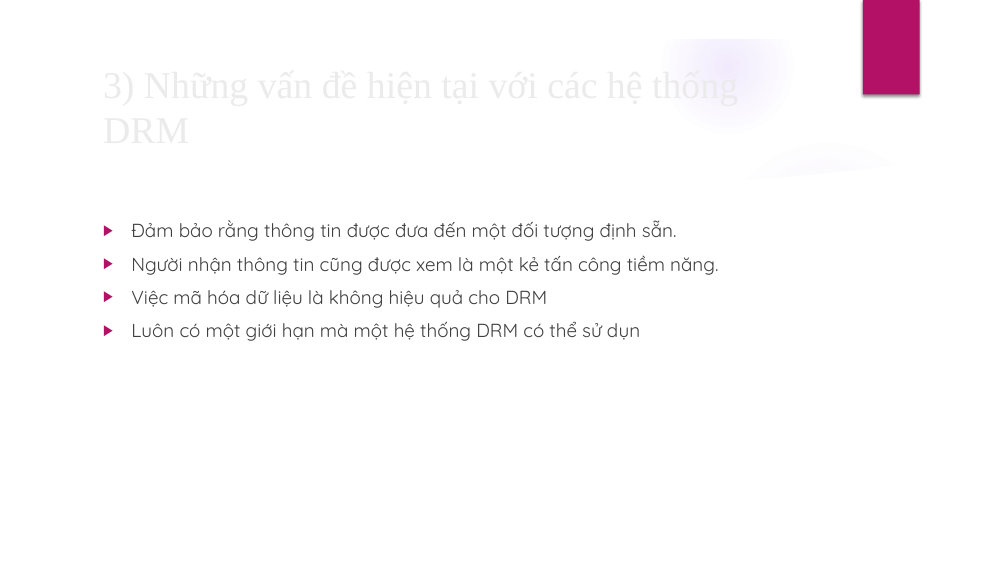
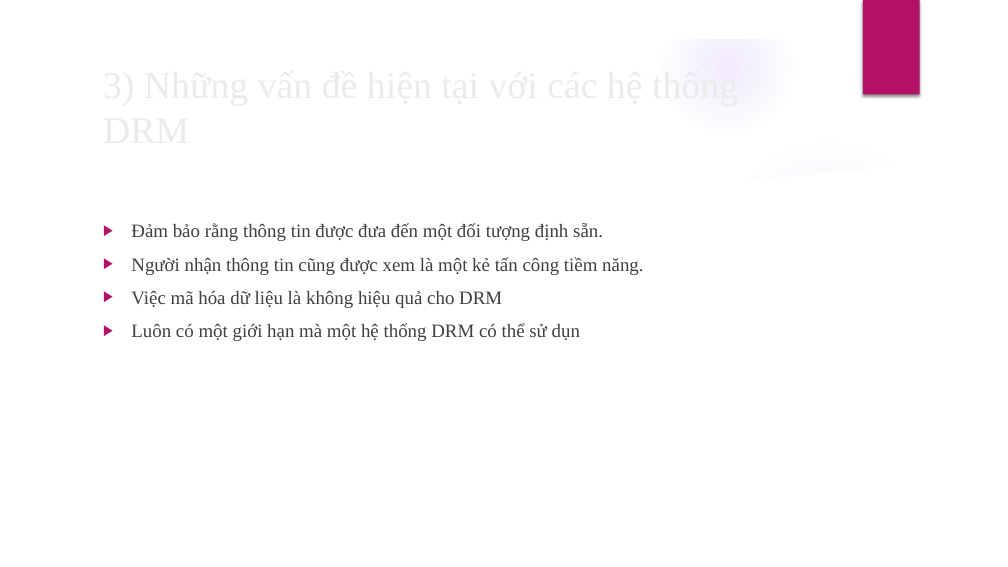
Before and after one commit to TruongThanhNam97/angular-audio, a slide deck: slide 8 of document/BC-LVTN.pptx. Drawn at 1008x567 pixels with LibreOffice and Linux fonts; fonts in the diff are those of the drawing; background and template pictures are left out. Boxes give left, top, right and bottom in pixels: in the first picture for what was removed or moved away, otherwise in the second. Text is boxed around its words. In the diff, an @@ line names an element or a change of style, - is before the commit and + after.

```diff
--- a/document/BC-LVTN.pptx
+++ b/document/BC-LVTN.pptx
@@ text "Đảm bảo rằng thông tin ..." at bbox=[131, 223, 643, 341]: font Quicksand to Times New Roman @@
```
Also in this commit, not shown: 10 other slides changed, 8 slides added, 3 other files.
